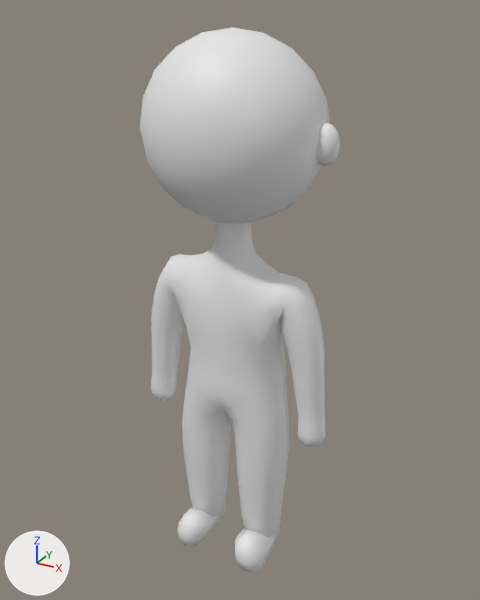
Two versions of the glTF model scripts/blender/cafe-customer-mesh-lite.glb, one commit apart.
Camera for both pictures: a 50 mm camera at (0.6, -1.066, 1.15) aimed at (0.001, 0.023, 0.606). Arrows for +X, +Y and +Z are at lower left; the lights stay in place. The picture after the commit comes second. Vertices at exactly the same position are counted once.

Names of what the first picture shows: 'MannequinBody'.
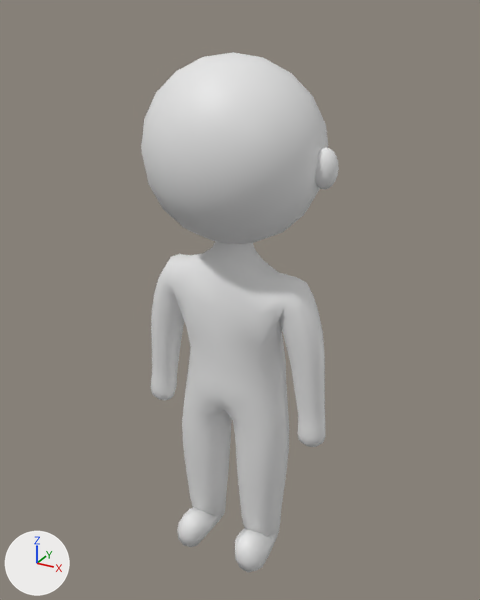
Commit message: Mannequin: shorter neck

What changed in the scene script:
```text
Change me_mannequinbody:
    used by ob_mannequinbody; location = (0.0, 0.0, 0.0)
    remove me_mannequinbody.from_pydata(...)  # 1020 vertices, 2024 faces; spans x -0.212..0.212, y -0.15..0.15, z 0.001..1.12
    add me_mannequinbody.from_pydata(...)  # 1004 vertices, 1992 faces; spans x -0.212..0.212, y -0.15..0.15, z 0.001..1.08
    me_mannequinbody part 1: the loose piece of 146 vertices spanning x -0.178..0.178, y -0.15..0.15, z 0.78..1.12 is moved by (0.0, 0.0, -0.04)
    me_mannequinbody part 2: the loose piece of 146 vertices spanning x 0.156..0.204, y -0.02..0.02, z 0.902..0.974 is moved by (0.0, 0.0, -0.04)
    me_mannequinbody part 3
    21 vertices are removed from x -0.033..0.033, y -0.032..0.032, z 0.756..0.797
    52 faces are deleted
    5 vertices in x -0.049..0.049, y -0.033..0.0, z 0.714 move by (0.0, 0.0, 0.003)
    3 vertices in x -0.036..0.036, y 0.024..0.033, z 0.715 move by (0.0, 0.0, 0.002)
    12 vertices move from x -0.039..0.039, y -0.034..0.034, z 0.734..0.756 to x -0.037..0.037, y -0.031..0.031, z 0.739..0.758
    5 vertices are added at (0.019, -0.018, 0.755), (-0.019, -0.018, 0.755), (-0.019, 0.018, 0.755), (0.019, 0.018, 0.755), (0.0, 0.0, 0.765)
    20 new faces join them
    other edits to the shape of me_mannequinbody do not show in these pictures
```

Pixel boxes [x1, y1, x2, y2] of what changed, in the pictures (480 x 600 px; the box of a moved part takes in the faces that stretch with it):
'MannequinBody', reshaped: before [140, 27, 340, 572]; after [141, 52, 339, 572]
part 1 of me_mannequinbody, moved or reshaped: before [140, 27, 330, 223]; after [141, 52, 328, 244]
part 2 of me_mannequinbody, moved or reshaped: before [316, 123, 340, 166]; after [315, 147, 339, 189]
part 3 of me_mannequinbody, built on: before [203, 221, 266, 269]; after [203, 241, 266, 269]
